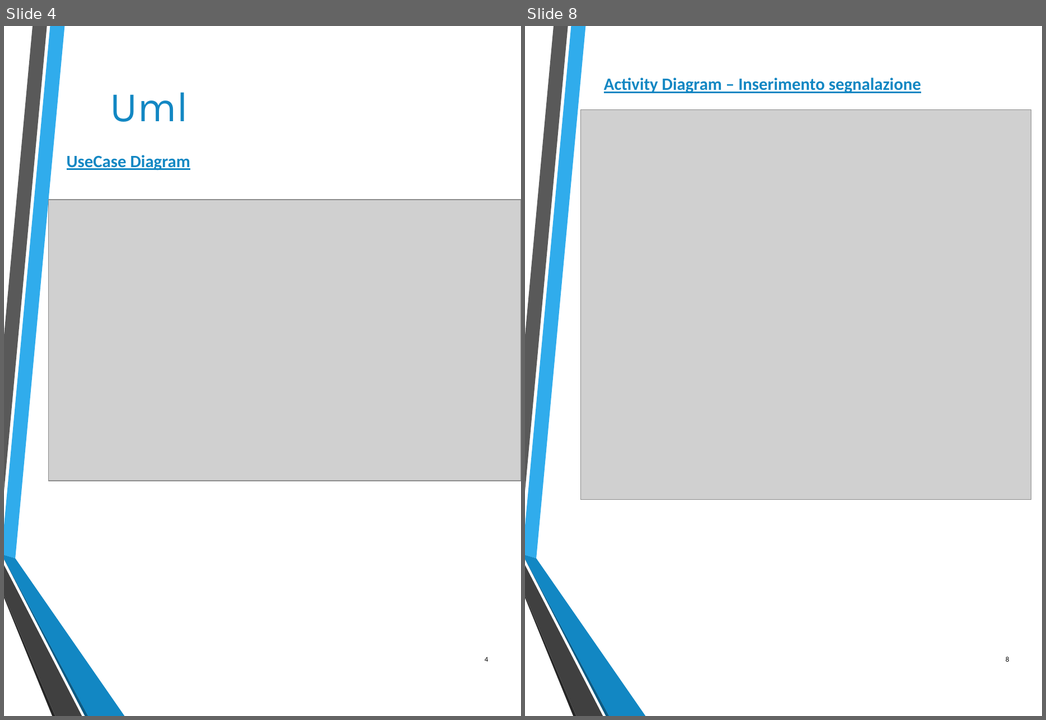
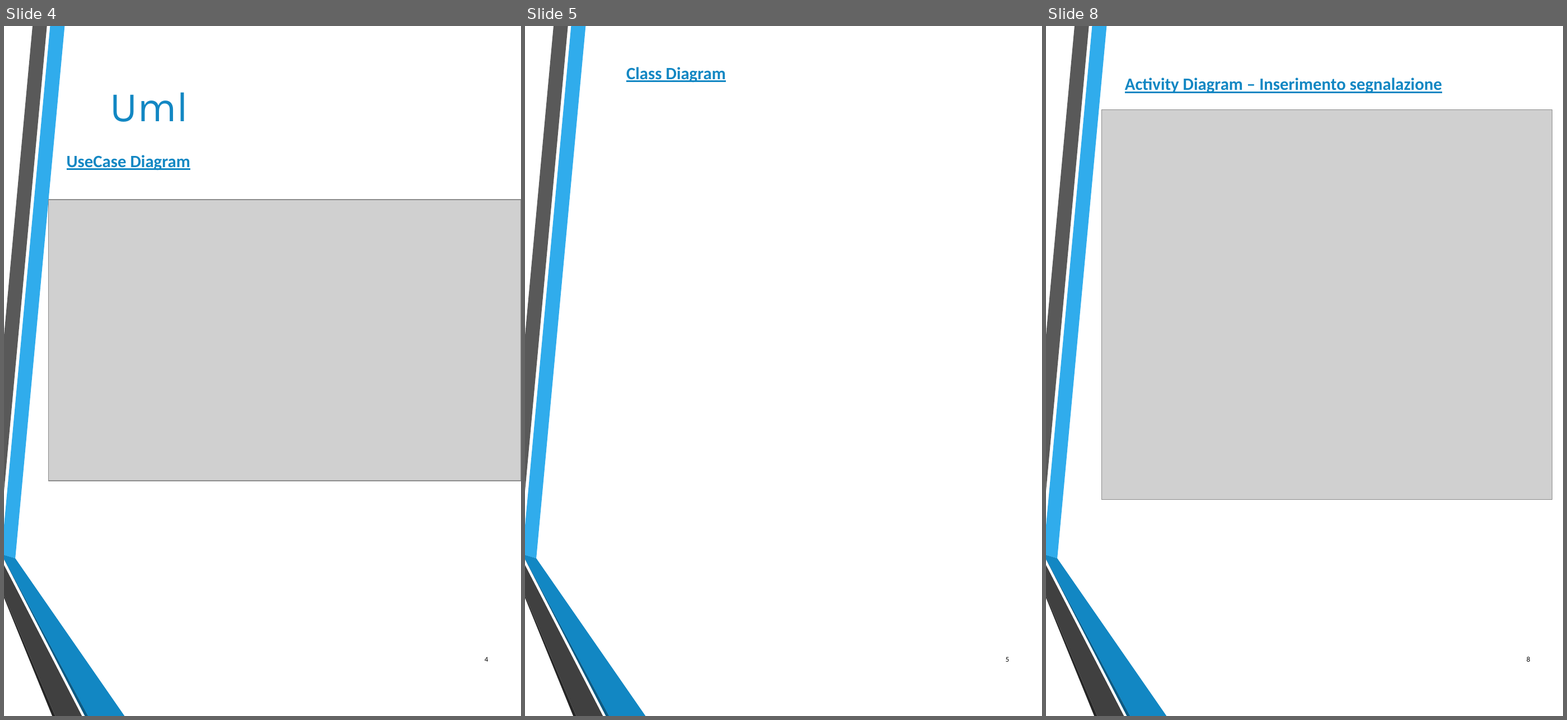
Before and after one commit to federicomegler/traffic-monitor, a slide deck: Design/Traffic_monitor.pptx. Shown side by side, each under a label of ours: slides 4 and 8 before the commit, slides 4, 5 and 8 after it; the slides between them are not shown. The pictures are 1046x720 and 1567x720 pixels, drawn with LibreOffice and Linux fonts; fonts in the diff are those of the drawing; grey boxes stand for pictures. Boxes give left, top, right and bottom in pixels: in the first picture for what was removed or moved away, otherwise in the second. Text is boxed around its words. In the diff, an @@ line names an element or a change of style, - is before the commit and + after.

```diff
--- a/Design/Traffic_monitor.pptx
+++ b/Design/Traffic_monitor.pptx
@@ slide 5 added at bbox=[525, 26, 1042, 716], background #FFFFFF; not listed: 6 template elements that a slide beside it also shows @@
@@ title added at bbox=[626, 67, 726, 83], 18 pt, text #1287C3, bold, underline @@
+Class Diagram
@@ page number added at bbox=[1006, 657, 1010, 662], 7.5 pt, text #000000 @@
+5
```
Also in this commit, not shown: 3 slides changed, 6 other slides added, 5 slides removed.
